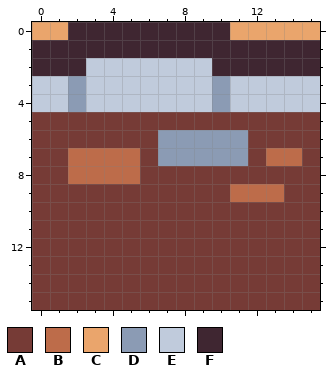
File history of a pixel-art sprite, src/tiles/tile_0026.png. This is how it looked before the edit.
The file is 16x16 pixels.
Palette (. is transparent): A #763b36  B #bd6c4a  C #eaa56c  D #8b9bb4  E #c0cbdc  F #3f2631
Pixels before, first column x 0:
 0 CCFFFFFFFFFCCCCC
 1 FFFFFFFFFFFFFFFF
 2 FFFEEEEEEEFFFFFF
 3 EEDEEEEEEEDEEEEE
 4 EEDEEEEEEEDEEEEE
 5 AAAAAAAAAAAAAAAA
 6 AAAAAAADDDDDAAAA
 7 AABBBBADDDDDABBA
 8 AABBBBAAAAAAAAAA
 9 AAAAAAAAAAABBBAA
10 AAAAAAAAAAAAAAAA
11 AAAAAAAAAAAAAAAA
12 AAAAAAAAAAAAAAAA
13 AAAAAAAAAAAAAAAA
14 AAAAAAAAAAAAAAAA
15 AAAAAAAAAAAAAAAA
Once edited:
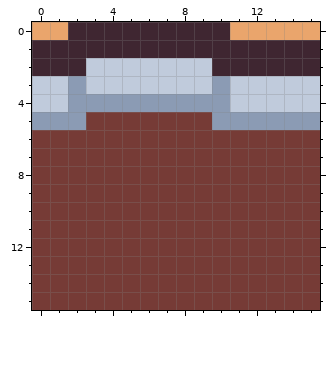
Change:
y 4: x 3..9 EEEEEEE -> DDDDDDD
y 5: x 0..2 AAA -> DDD; x 10..15 AAAAAA -> DDDDDD
y 6: x 7..11 DDDDD -> AAAAA
y 7: x 2..5 BBBB -> AAAA; x 7..11 DDDDD -> AAAAA; x 13..14 BB -> AA
y 8: x 2..5 BBBB -> AAAA
y 9: x 11..13 BBB -> AAA
